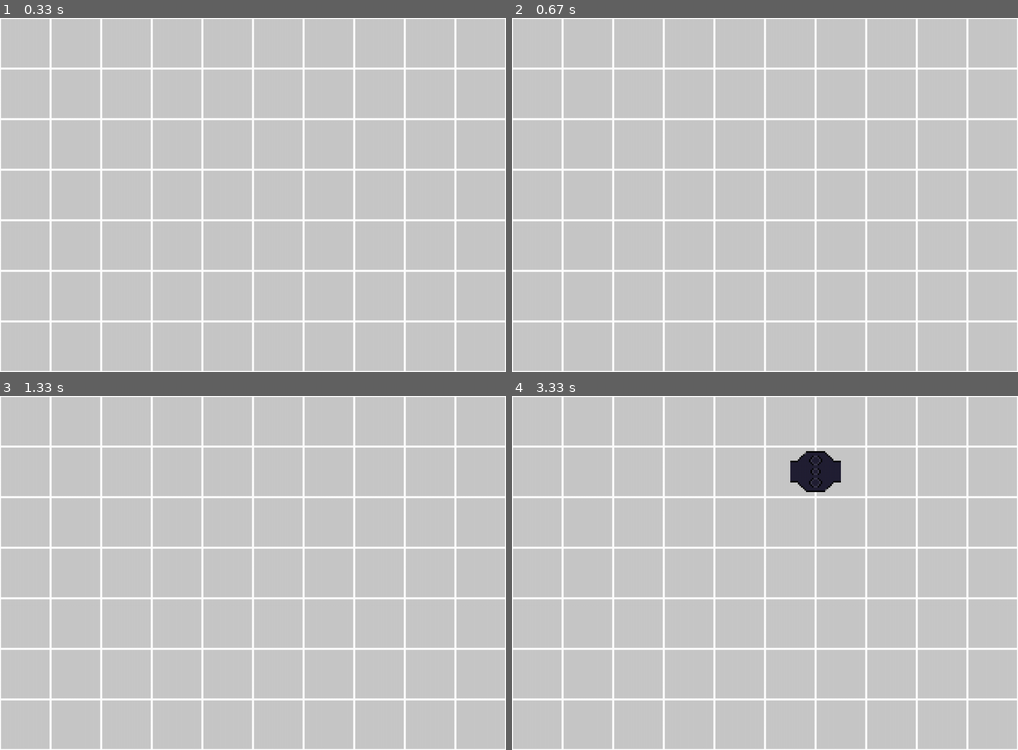
Above: before the commit, frames 1-4 (two rows, left to right).
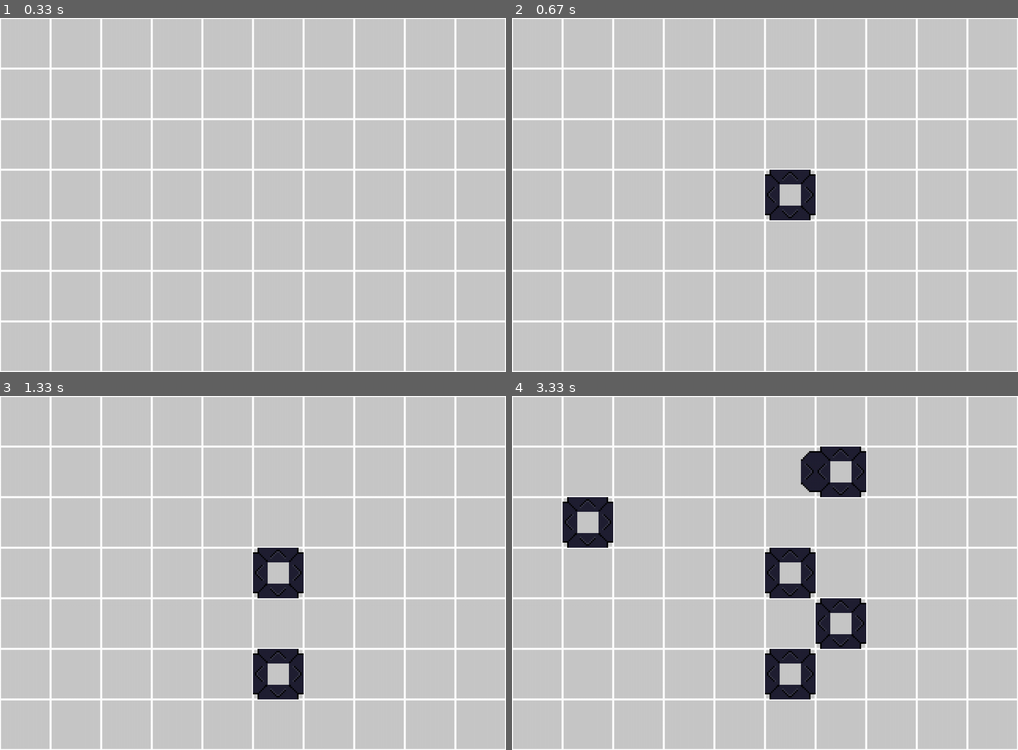
Above: after the commit, the same moments.

Repository: The1stBurb/Factory-GAME
Game: pygame game, started from main.py
The game is run twice, just before and just after one commit, with the same random seed, the same clock (stepped at 60 frames per second) and the same inputs.
Inputs (mouse positions are in pixels of both pictures, inside the frame that each line leads up to):
- Up to frame 1 (0.33 s): no input
- Up to frame 2 (0.67 s): click (765, 195) at 0.38 s
- Up to frame 3 (1.33 s): click (303, 650) at 1.22 s
- Up to frame 4 (3.33 s): hold Right 1.5-1.97 s; click (608, 519) at 1.58 s; hold Right 2-2.63 s; click (840, 449) at 2.08 s; hold Right 2.67-3.13 s; click (825, 604) at 2.75 s; hold Right from 3.17 s (still down); click (775, 452) at 3.25 s

Frame 1 is identical in both runs. In frame 2, 1.1% of the frame differs, in the area x 50-60%, y 42-58%; in frame 3, 2.2%; in frame 4, 5.7%, in the area x 10-70%, y 14-86%.

Commit message:
sorta works pt 3 needs the belt first placement to work

Diff:
--- a/building_code/base.py
+++ b/building_code/base.py
@@ -10,7 +10,9 @@
         self.time=time.time()#for crafting objects and making sure they take the correct amount of time
         # first slot in input, second is output
         self.inv=[None,None]
+        self.disp=False
         self.img=None#pygame.Surface((sz,sz),pygame.SRCALPHA)
+        self.type=""
     def tick(self,speed):
         #speed is how often to "craft"
         if time.time()-self.time>speed:
@@ -19,13 +21,15 @@
     def buildImg(self,grid,beltIn,beltOut):
         up=right=down=left=False
         if self.y>0 and grid[self.y-1][self.x]!=0:
-            up=1
+            up=grid[self.y-1][self.x].beltSides[2]
         if self.y<len(grid)-1 and grid[self.y+1][self.x]!=0:
-            down=1
+            down=grid[self.y+1][self.x].beltSides[0]
         if self.x>0 and grid[self.y][self.x-1]!=0:
-            left=1
+            left=grid[self.y][self.x-1].beltSides[3]
         if self.x<len(grid[self.y])-1 and grid[self.y][self.x+1]!=0:
-            right=1
+            right=grid[self.y][self.x+1].beltSides[1]
+        if self.type=="belt" and up==down and down==right and right==left and left==False:
+            up=down=right=left=2
         blankSrfce=pygame.Surface((sz,sz*1.5 if self.img!=None else sz),pygame.SRCALPHA)
         for rot,i in enumerate([up,left,down,right]):
             if i==1:
@@ -34,5 +38,6 @@
                 blankSrfce.blit(pb.rotate_image(beltOut,(rot-1)*90),(-1 if rot==2 else 0,(-1 if rot==1 else 0)+(sz/2 if self.img!=None else 0)))
         self.beltSides=[up,right,down,left]
         if self.img!=None:
+            blankSrfce.blit(pb.imgGit("img\\building\\base.png",sz,sz),(0,sz/2))
             blankSrfce.blit(self.img,(0,0))
-        self.img=blankSrfce
+        self.disp=blankSrfce
--- a/building_code/belt.py
+++ b/building_code/belt.py
@@ -3,13 +3,13 @@
 class Belt(Building):
     def __init__(self,x,y):
         super().__init__(x,y)
+        self.beltSides=[2,2,2,2]
         self.time=time.time()
         self.inv=[]
         self.maxinv=4
         self.complete=[]
         self.maxcomp=4
         self.type="belt"
-
     def tick(self):
         if time.time()-self.time>1:
             self.time=time.time()
--- a/building_code/building.py
+++ b/building_code/building.py
@@ -36,6 +36,7 @@
 #         self.maxinv=
 #         self.complete=[]
 #         self.maxcomp=
+#         self.type="building"
 
 #     def tick(self):
 #         if time.time()-self.time>1:
--- a/main.py
+++ b/main.py
@@ -123,7 +123,7 @@
         for x,j in enumerate(i):
             pb.rect(screen,x*sz+grd[0],y*sz+grd[1],sz,sz,width=2)
             if j!=0:
-                pb.image(screen,j.img,j.x*sz+grd[0],j.y*sz+grd[1]-(j.img.get_height()-sz))
+                pb.image(screen,j.disp,j.x*sz+grd[0],j.y*sz+grd[1]-(j.disp.get_height()-sz))
             # pb.image(screen,imgs[j],x*sz+grd[0],y*sz+grd[1])
     pygame.display.flip()
 
Binary file changed: img/belts/in.png
Binary file changed: img/belts/out.png
Binary file added: img/building/base.png
